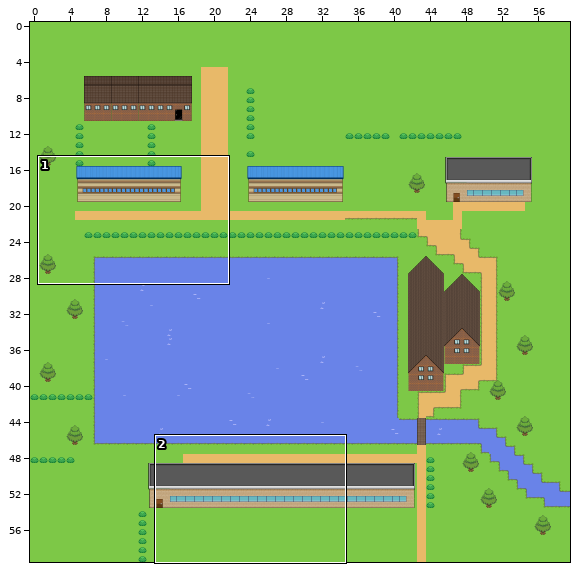
An edit to a level. Tiled map, core/assets/maps/map2.tmx. The first picture is a wide view before the edit; the outline marks the close-up.
Close-up. Before the edit:
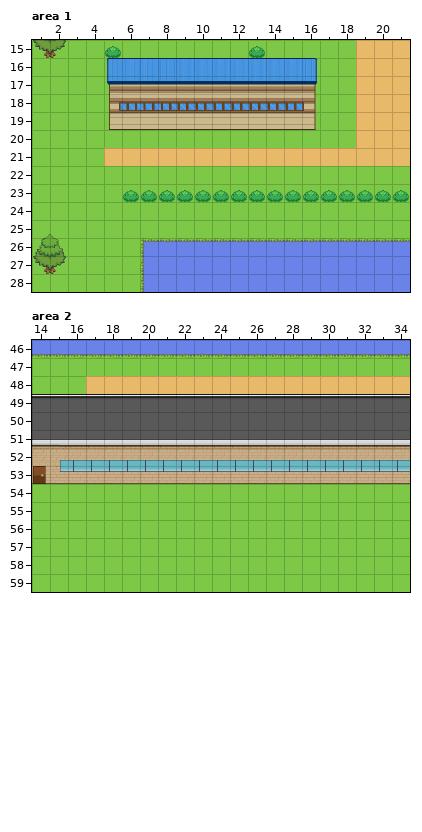
Cells are 32x32 px. Shown: area 1 x 1..21, y 15..28; area 2 x 14..34, y 46..59. The commit also changed other parts of the map, which this record leaves out.
The same view after the edit:
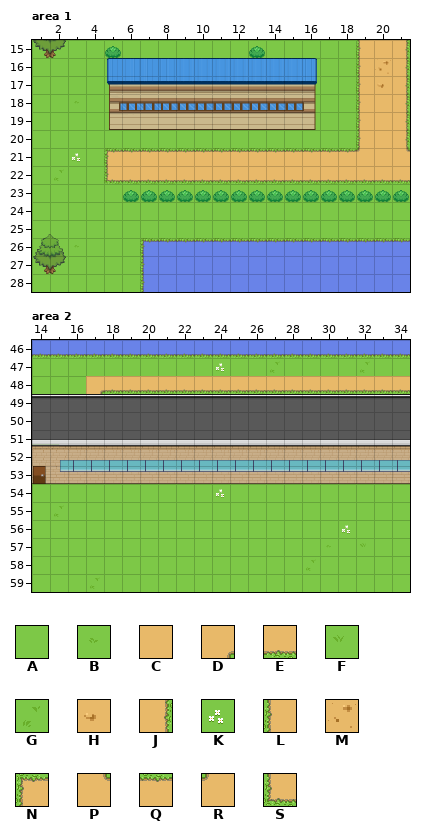
Key: from "tiles": A 0, B 1, C 2, D 4, E 5, F 20, G 21, H 22, J 24, K 25, L 26, M 31, N 33, P 44, Q 45, R 46, S 53.
_ is an empty cell.
Edits made:
Layer "Base", area 1:
Tile B replaces tile A in row 18 at x 3; in row 26 at x 3.
Tile E replaces tile A in row 22 at x 6 to 21.
Tile G replaces tile A in row 22 at x 2.
Tile H replaces tile C in row 17 at x 20.
Tile J replaces tile C in rows 15 to 20 at x 21.
Tile K replaces tile A in row 21 at x 3.
Tile L replaces tile C in rows 15 to 20 at x 19.
Tile M replaces tile C in row 16 at x 20.
Tile N replaces tile C in row 21 at x 5.
Tile P replaces tile C in row 21 at x 21.
Tile Q replaces tile C in row 21 at x 6 to 18.
Tile R replaces tile C in row 21 at x 19.
Tile S replaces tile A in row 22 at x 5.
Layer "Base", area 2:
Tile B replaces tile A in row 57 at x 30.
Tile D replaces tile C in row 48 at x 17.
Tile E replaces tile C in row 48 at x 18 to 34.
Tile F replaces tile A in row 57 at x 32.
Tile G replaces tile A in row 47 at x 27 and 32; in row 55 at x 15; in row 58 at x 29; in row 59 at x 17.
Tile K replaces tile A in row 47 at x 24; in row 54 at x 24; in row 56 at x 31.
